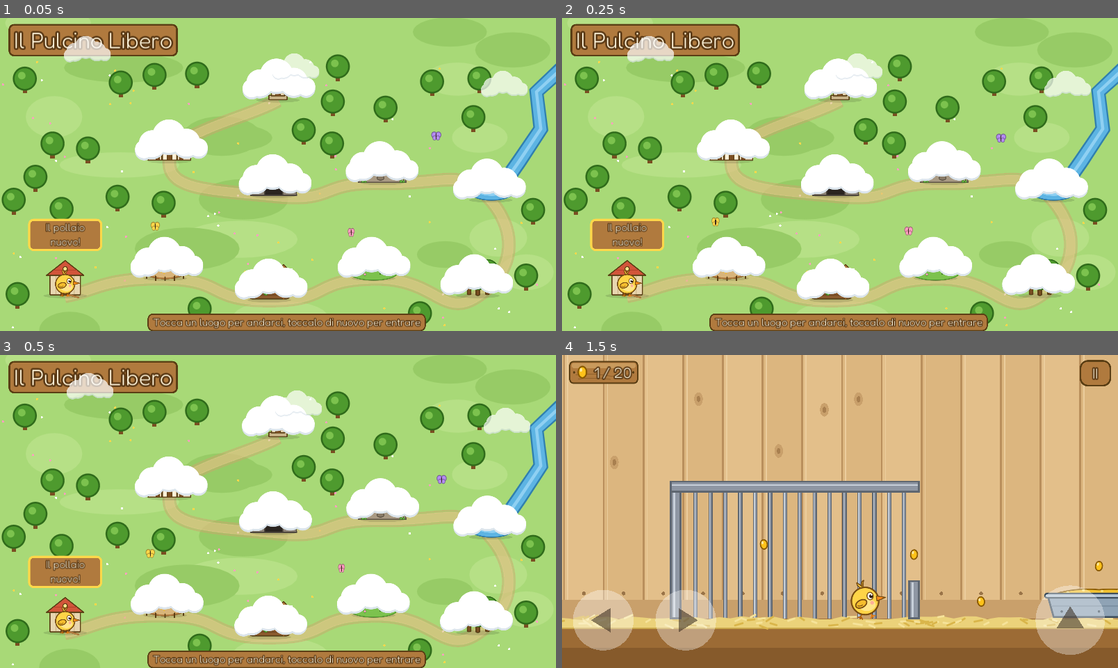
Above: before the commit, frames 1-4 (two rows, left to right).
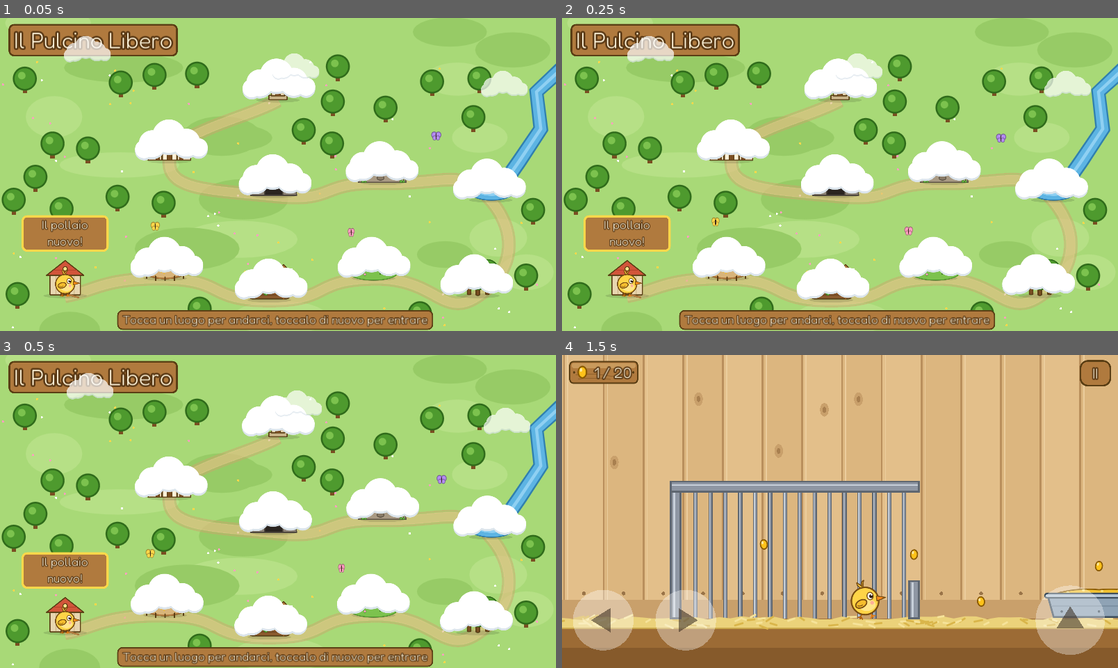
Above: after the commit, the same moments.

Repository: ricky80l/pulcino-libero
Game: Godot game, scene res://scenes/mappa.tscn
Same seed, same stepped clock (60 frames per second), same inputs: the game is played once before the commit and once after it.
Inputs (mouse positions are in pixels of both pictures, inside the frame that each line leads up to):
- Up to frame 1 (0.05 s): no input
- Up to frame 2 (0.25 s): no input
- Up to frame 3 (0.5 s): no input
- Up to frame 4 (1.5 s): tap Enter (ui_accept) at 0.5 s; move the mouse to (962, 495) at 0.52 s; hold Right (move_right) from 0.53 s (still down); click (962, 495) at 0.67 s; tap Space (jump) at 0.77 s; move the mouse to (728, 527) at 1.27 s

The runs differ from the first frame. In frame 1, 3.9% of the frame differs, in the area x 3-78%, y 62-100%; in frame 2, 3.9%; in frame 3, 3.9%; in frame 4, nothing differs.

Commit message:
Scritte nitide sui telefoni: disegno ad alta risoluzione
Attivata l'opzione per gli schermi ad alta densita' (allow_hidpi): il
gioco ora disegna a piena risoluzione invece di ingrandire un'immagine
piccola. Cartelli della mappa un po' piu' grandi.

Co-Authored-By: Claude Opus 5.5 <noreply@anthropic.com>

Diff:
--- a/assets/font/fredoka_piccolo.tres
+++ b/assets/font/fredoka_piccolo.tres
@@ -3,7 +3,7 @@
 [ext_resource path="res://assets/font/Fredoka.ttf" type="DynamicFontData" id=1]
 
 [resource]
-size = 24
+size = 28
 outline_size = 2
 outline_color = Color( 0.35, 0.22, 0.08, 1 )
 use_filter = true
--- a/project.godot
+++ b/project.godot
@@ -22,6 +22,7 @@
 
 window/size/width=1280
 window/size/height=720
+window/dpi/allow_hidpi=true
 window/handheld/orientation="sensor_landscape"
 window/stretch/mode="2d"
 window/stretch/aspect="keep"
--- a/scripts/mappa.gd
+++ b/scripts/mappa.gd
@@ -139,8 +139,8 @@
 	cartello.add_font_override("font", FONT_CARTELLI)
 	cartello.add_color_override("font_color", Stile.CREMA)
 	cartello.align = Label.ALIGN_CENTER
-	cartello.rect_size = Vector2(170, 0)
-	cartello.rect_position = base + Vector2(-85, -178)
+	cartello.rect_size = Vector2(200, 0)
+	cartello.rect_position = base + Vector2(-100, -186)
 	add_child(cartello)
 	cartelli.append(cartello)
 
@@ -167,7 +167,7 @@
 	aiuto.add_font_override("font", FONT_CARTELLI)
 	aiuto.add_color_override("font_color", Stile.CREMA)
 	aiuto.add_stylebox_override("normal", _tavola(Stile.CONTORNO, 3))
-	aiuto.rect_position = Vector2(340, 680)
+	aiuto.rect_position = Vector2(270, 672)
 	add_child(aiuto)
 
 
Not shown, changed: docs/index.html
Not shown, changed: docs/index.pck
